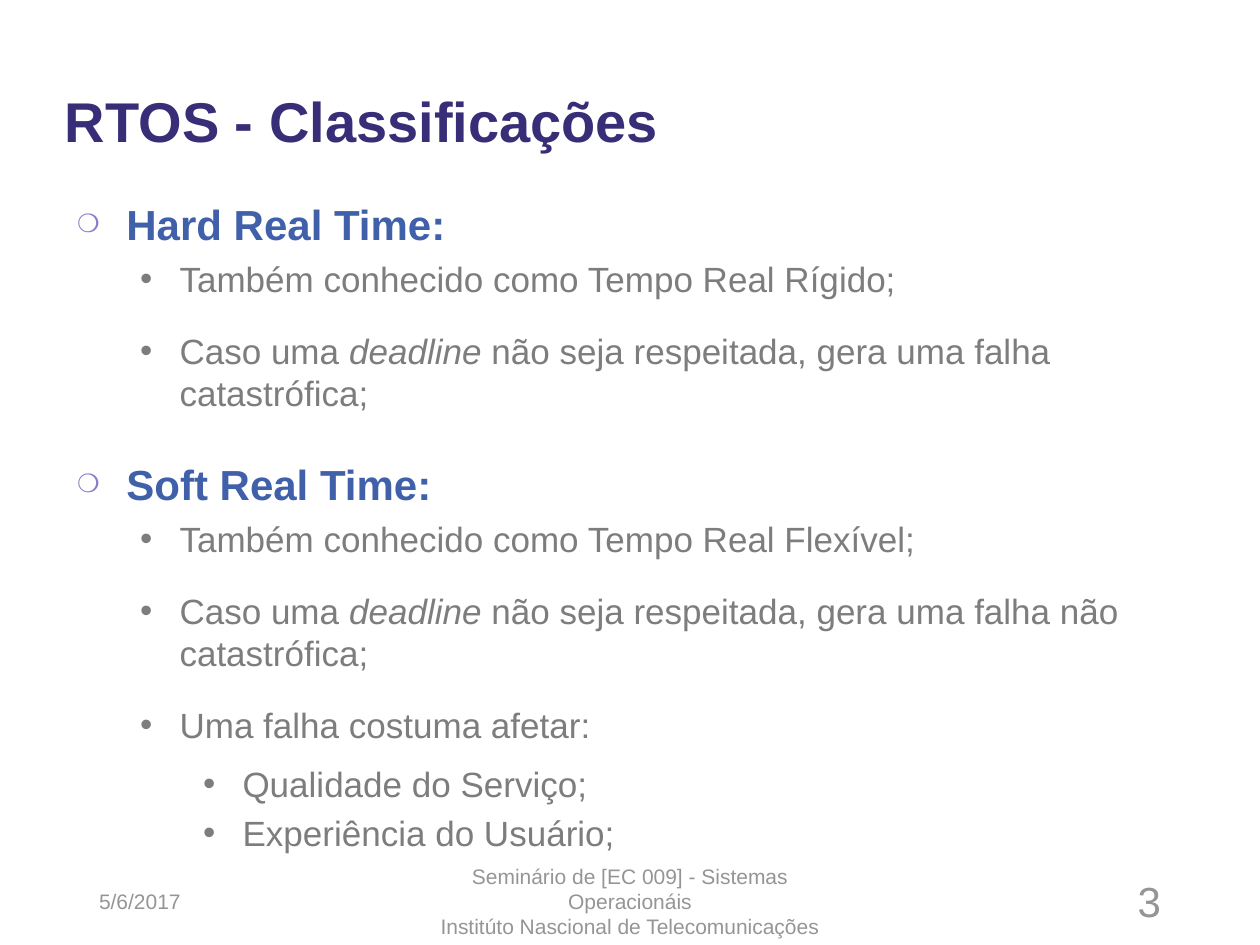
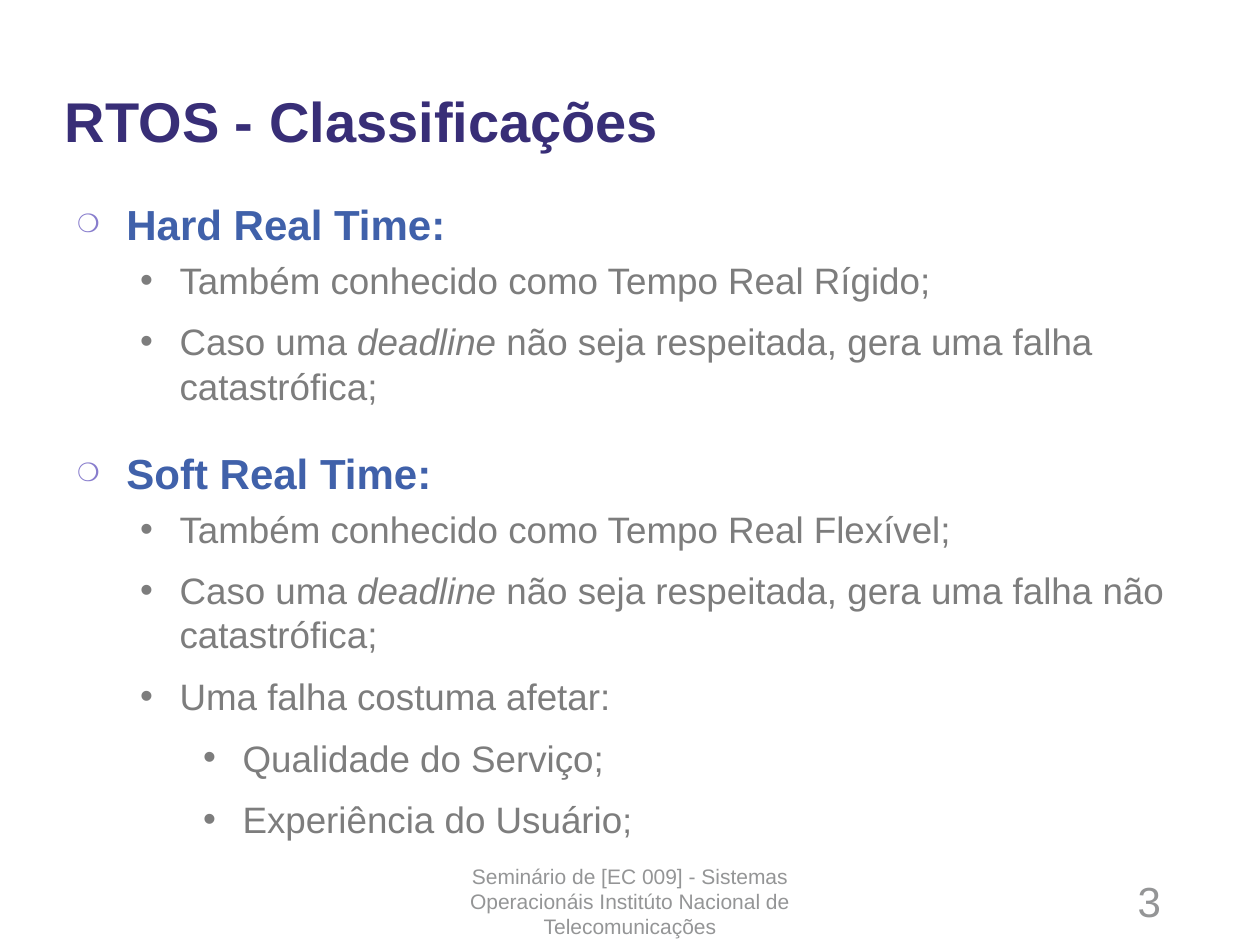
Before and after one commit to VitorDiToro/RTOSs_Semin-rioDeSO-Inatel, a slide deck: slide 3 of Seminario-PPTX.pptx. Drawn at 1260x945 pixels with LibreOffice and Linux fonts; fonts in the diff are those of the drawing; background and template pictures are left out. Boxes give left, top, right and bottom in pixels: in the first picture for what was removed or moved away, otherwise in the second. Text is boxed around its words. In the diff, an @@ line names an element or a change of style, - is before the commit and + after.

```diff
--- a/Seminario-PPTX.pptx
+++ b/Seminario-PPTX.pptx
@@ text at <box>180,267,1164,840</box>: size 20 to 21 pt; less space between paragraphs; more space between paragraphs @@
@@ text at <box>470,868,789,939</box>: text changed @@
-Seminário de [EC 009] - Sistemas Operacionáis
-Institúto Nascional de Telecomunicações
+Seminário de [EC 009] - Sistemas Operacionáis Institúto Nacional de Telecomunicações
@@ text removed at <box>99,894,181,909</box> @@
-5/6/2017
```
Also in this commit, not shown: 15 other slides changed, 1 slide added, 1 other file.
